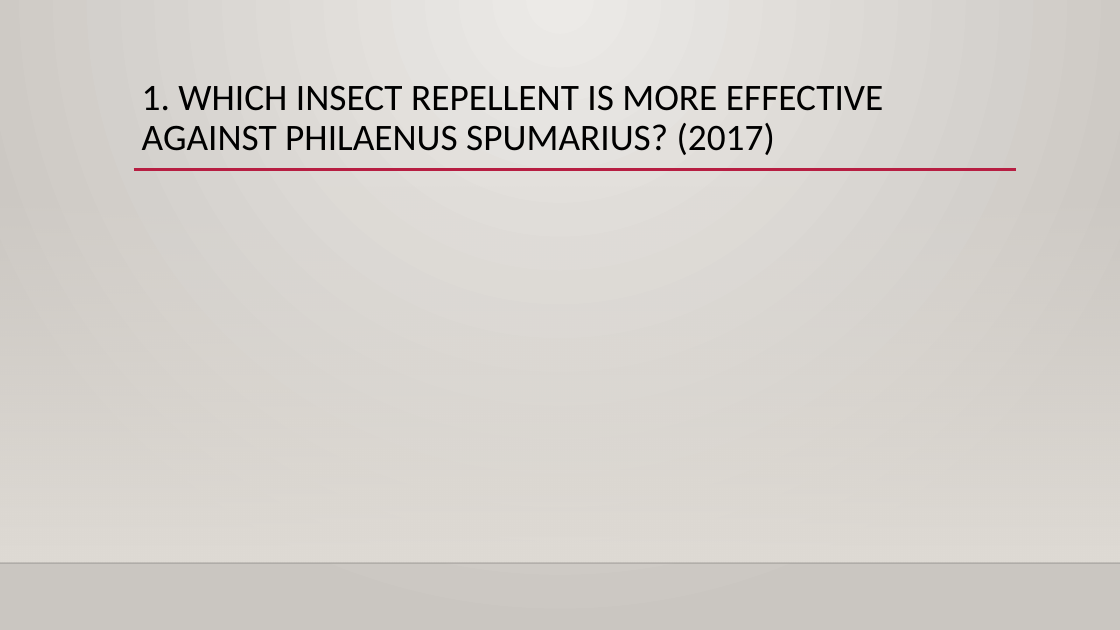
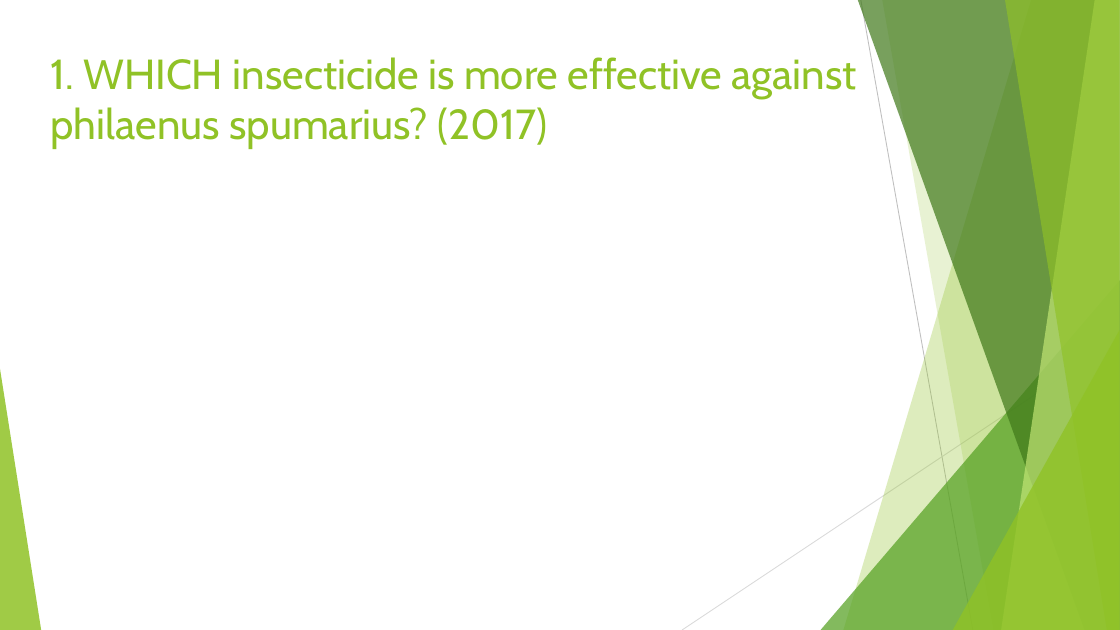
Before and after one commit to dvalher00/PracticasLabBio, a slide deck: slide 6 of Actividad 3 (INSECTICIDAS EN ÁRBOLES)/PRESENTATION EFFICACY TREATMENT - DAVID VALCÁRCEL.pptx (slide 3 before the commit). Drawn at 1120x630 pixels with LibreOffice and Linux fonts; fonts in the diff are those of the drawing; background and template pictures are left out. Boxes give left, top, right and bottom in pixels: in the first picture for what was removed or moved away, otherwise in the second. Text is boxed around its words. In the diff, an @@ line names an element or a change of style, - is before the commit and + after.

```diff
--- a/Actividad 3 (INSECTICIDAS EN ÁRBOLES)/PRESENTATION EFFICACY TREATMENT - DAVID VALCÁRCEL.pptx
+++ b/Actividad 3 (INSECTICIDAS EN ÁRBOLES)/PRESENTATION EFFICACY TREATMENT - DAVID VALCÁRCEL.pptx
@@ background gradient #ECEAE7 to #CAC7C1 to #FFFFFF @@
@@ title at [50, 57, 857, 149]: text changed; size 32 to 36 pt; font Calibri to Cabin; text colour #000000 to #90C226 @@
-1. WHICH INSECT REPELLENT IS MORE EFFECTIVE AGAINST PHILAENUS SPUMARIUS? (2017)
+1. WHICH insecticide is more effective against philaenus spumarius? (2017)
@@ line removed from (134, 170) to (1017, 170) @@
@@ rectangle removed at [0, 186, 1120, 563] @@
@@ group added at [0, 0, 1120, 630]: 5 freeform shapes, 3 triangles, 2 lines @@
@@ line removed from (0, 563) to (1120, 563) @@
```
Also in this commit, not shown: 3 other slides changed, 8 slides added, 2 slides removed, 52 other files.
